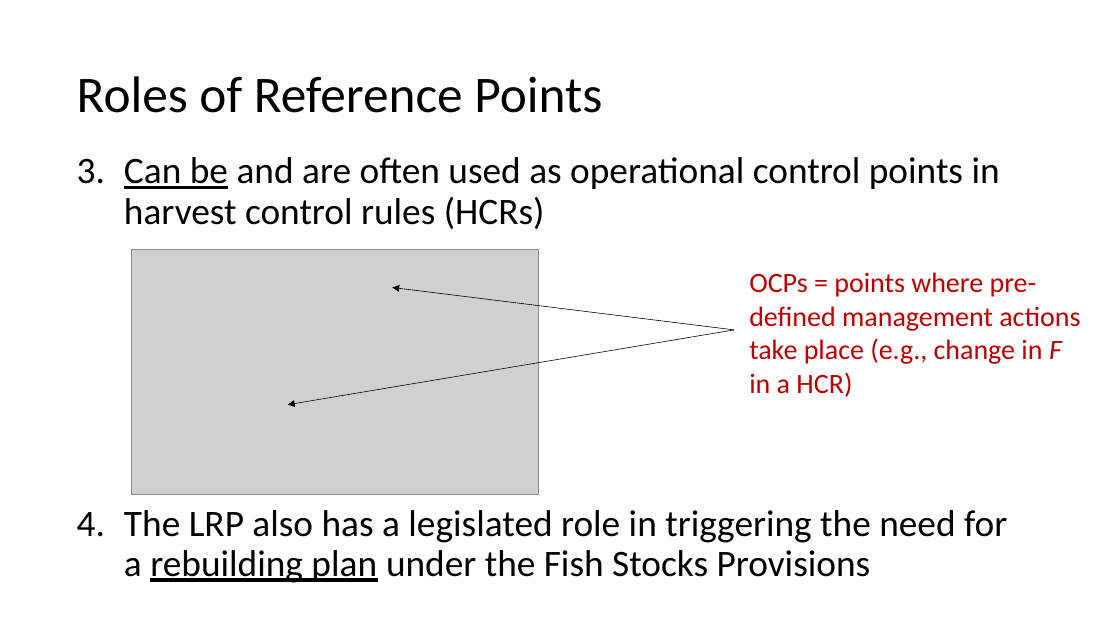
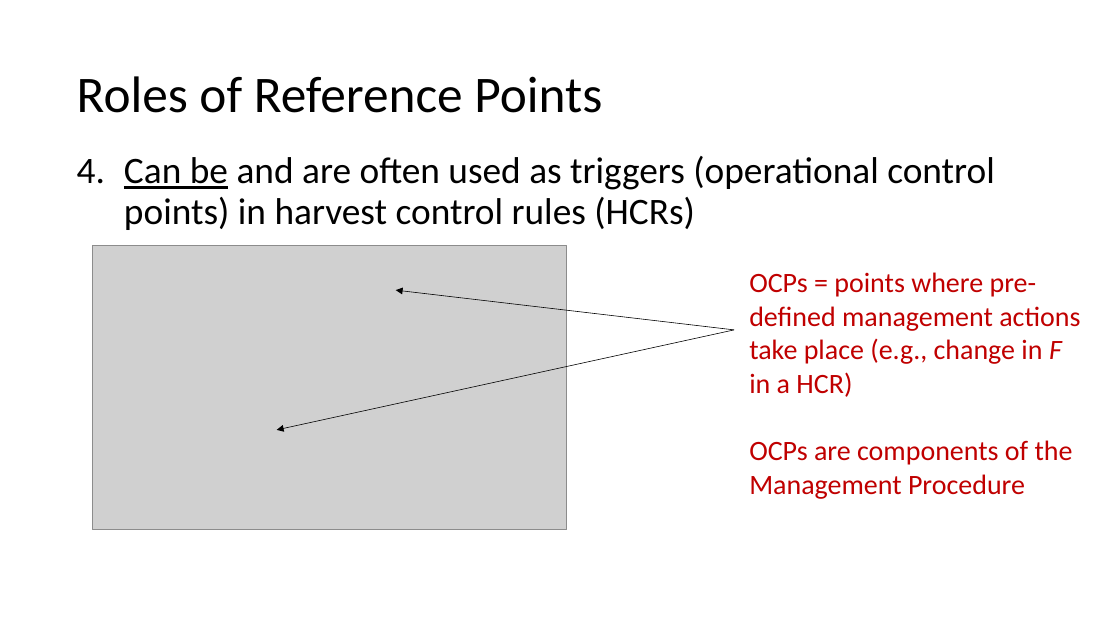
Before and after one commit to TESA-workshops/Ref-Pt-101, a slide deck: slide 17 of RefPt101_221109tb.pptx. Drawn at 1120x630 pixels with LibreOffice and Linux fonts; fonts in the diff are those of the drawing; grey boxes stand for pictures. Boxes give left, top, right and bottom in pixels: in the first picture for what was removed or moved away, otherwise in the second. Text is boxed around its words. In the diff, an @@ line names an element or a change of style, - is before the commit and + after.

```diff
--- a/RefPt101_221109tb.pptx
+++ b/RefPt101_221109tb.pptx
@@ text at (124, 156, 995, 230): text changed @@
-3. Can be and are often used as operational control points in harvest control rules (HCRs)
-4. The LRP also has a legislated role in triggering the need for a rebuilding plan under the Fish Stocks Provisions
+4. Can be and are often used as triggers (operational control points) in harvest control rules (HCRs)
@@ picture: place and size @@
-picture at (131, 250, 539, 494)
+picture at (92, 245, 567, 530)
@@ arrow moved from (734, 330) - (392, 287) to (734, 330) - (396, 290) @@
@@ arrow moved from (734, 330) - (288, 405) to (734, 330) - (276, 430) @@
@@ text at (749, 440, 1073, 499): paragraph added @@
+OCPs are components of the Management Procedure
```
Also in this commit, not shown: 10 other slides changed, 6 slides added, 4 slides removed.
